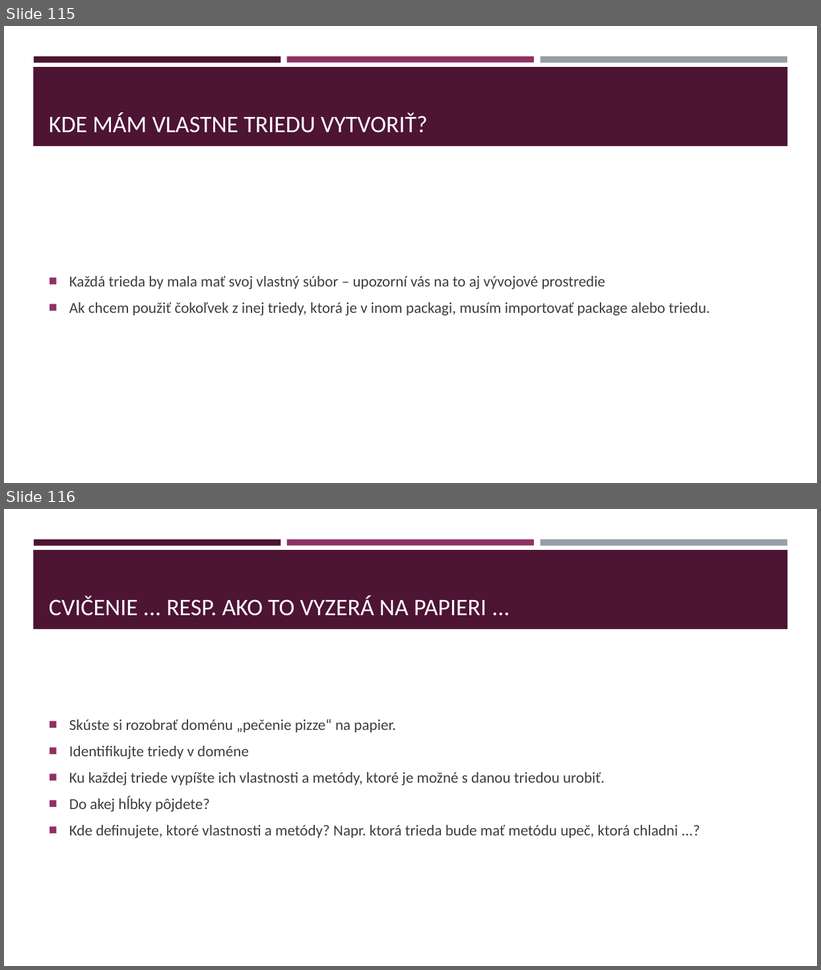
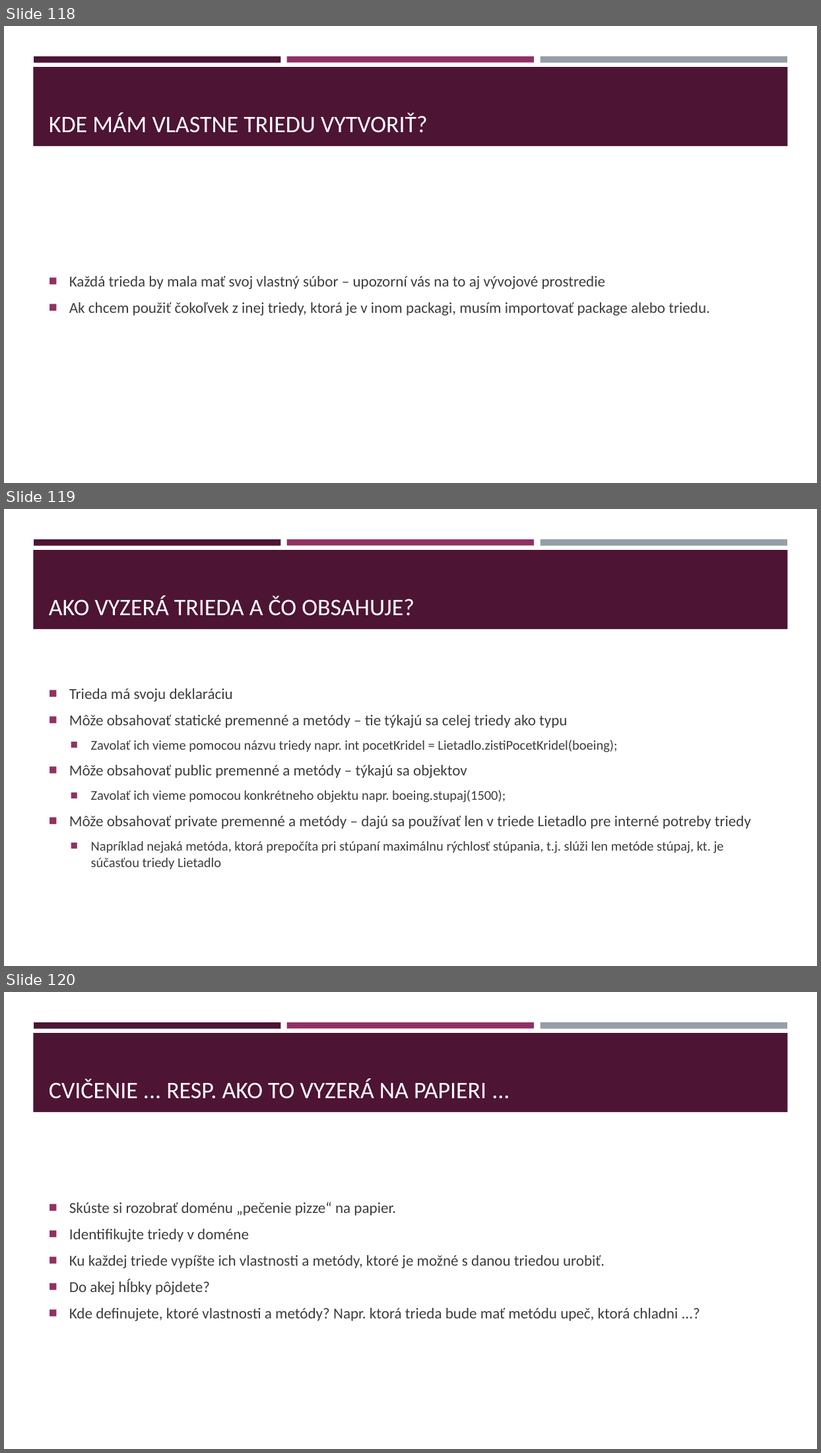
Before and after one commit to gasparv/java-class-basics, a slide deck: JavaZaklady-skolenie.pptx. Shown one above the other, each under a label of ours: slides 115 and 116 before the commit, slides 118, 119 and 120 after it. The pictures are 821x970 and 821x1453 pixels, drawn with LibreOffice and Linux fonts; fonts in the diff are those of the drawing. Boxes give left, top, right and bottom in pixels: in the first picture for what was removed or moved away, otherwise in the second. Text is boxed around its words. In the diff, an @@ line names an element or a change of style, - is before the commit and + after.

```diff
--- a/JavaZaklady-skolenie.pptx
+++ b/JavaZaklady-skolenie.pptx
@@ slide 119 added at <box>4,509,817,966</box>, background #FFFFFF; not listed: 4 template elements that a slide beside it also shows @@
@@ title added at <box>49,595,415,616</box>, 28 pt, text #FFFFFF @@
+AKO VYZERÁ TRIEDA A ČO OBSAHUJE?
@@ text added at <box>69,689,751,870</box>, 16 pt, text #3D3D3D @@
+■ Trieda má svoju deklaráciu
+■ Môže obsahovať statické premenné a metódy – tie týkajú sa celej triedy ako typu
+  ■ Zavolať ich vieme pomocou názvu triedy napr. int pocetKridel = Lietadlo.zistiPocetKridel(boeing);
+■ Môže obsahovať public premenné a metódy – týkajú sa objektov
+  ■ Zavolať ich vieme pomocou konkrétneho objektu napr. boeing.stupaj(1500);
+■ Môže obsahovať private premenné a metódy – dajú sa používať len v triede Lietadlo pre interné potreby triedy
+  ■ Napríklad nejaká metóda, ktorá prepočíta pri stúpaní maximálnu rýchlosť stúpania, t.j. slúži len metóde stúpaj, kt. je súčasťou triedy Lietadlo
@@ what was slide 115 is now slide 118 @@
@@ what was slide 116 is now slide 120 @@
```
Also in this commit, not shown: 2 slides changed, 9 other slides added.
